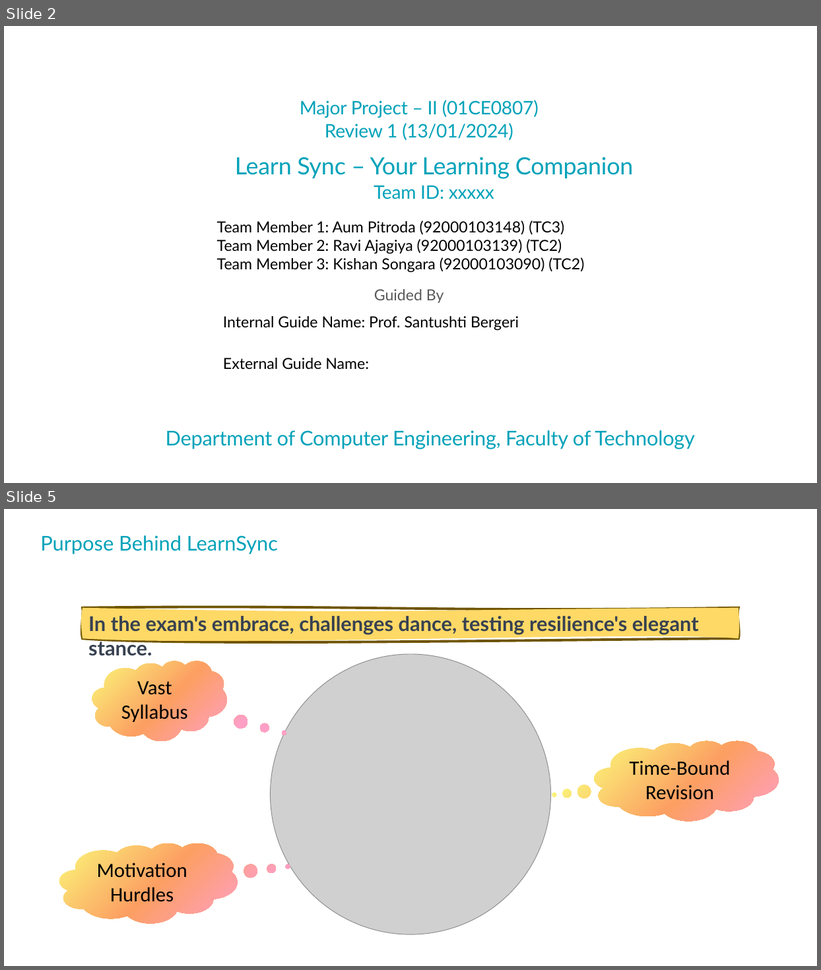
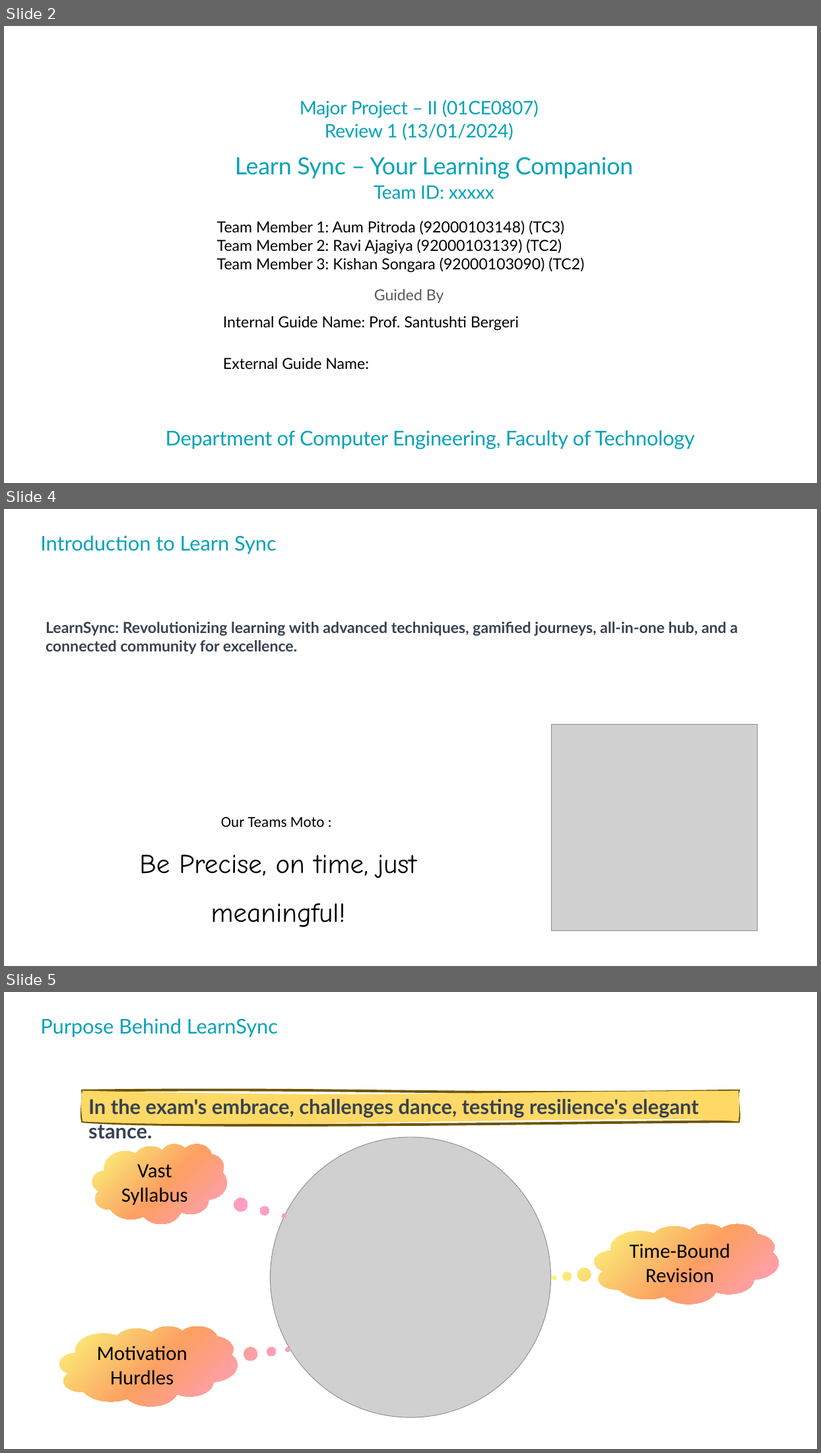
Before and after one commit to Ompitroda55/LearnSync, a slide deck: Poject Doc's/PPT format.pptx. Shown one above the other, each under a label of ours: slides 2 and 5 before the commit, slides 2, 4 and 5 after it; the slides between them are not shown. The pictures are 821x970 and 821x1453 pixels, drawn with LibreOffice and Linux fonts; fonts in the diff are those of the drawing; grey boxes stand for pictures; background and template pictures are left out. Boxes give left, top, right and bottom in pixels: in the first picture for what was removed or moved away, otherwise in the second. Text is boxed around its words. In the diff, an @@ line names an element or a change of style, - is before the commit and + after.

```diff
--- a/Poject Doc's/PPT format.pptx
+++ b/Poject Doc's/PPT format.pptx
@@ slide 4 added at [4, 509, 817, 966], background picture (left out) @@
@@ title added at [40, 535, 277, 555], 24 pt, text #04A2B9 @@
+Introduction to Learn Sync
@@ text added at [46, 622, 738, 654], 18 pt, text #374151, bold @@
+LearnSync: Revolutionizing learning with advanced techniques, gamified journeys, all-in-one hub, and a connected community for excellence.
@@ picture added at [551, 725, 757, 931] @@
@@ text added at [139, 817, 417, 927], 32 pt, text #000000 @@
+Our Teams Moto :
+Be Precise, on time, just meaningful!
```
Also in this commit, not shown: 6 slides changed, 7 other slides added, 8 other files.
